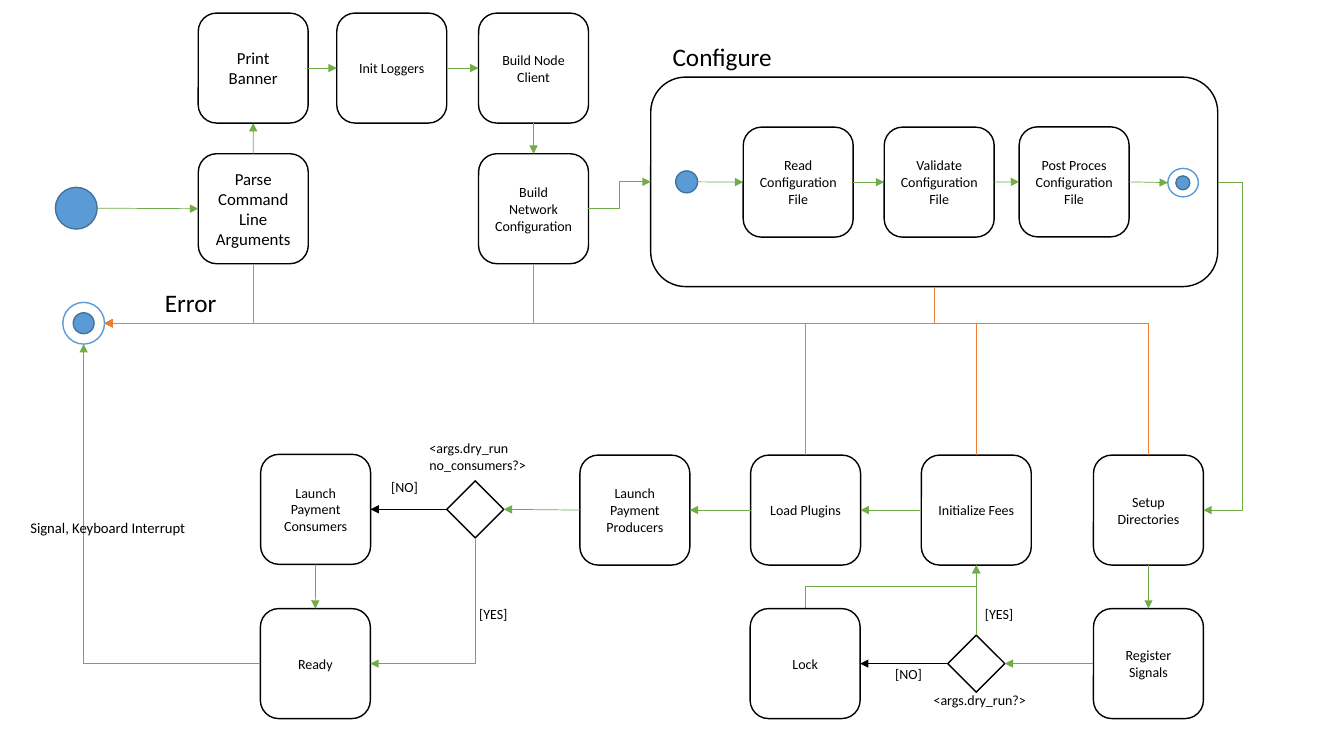
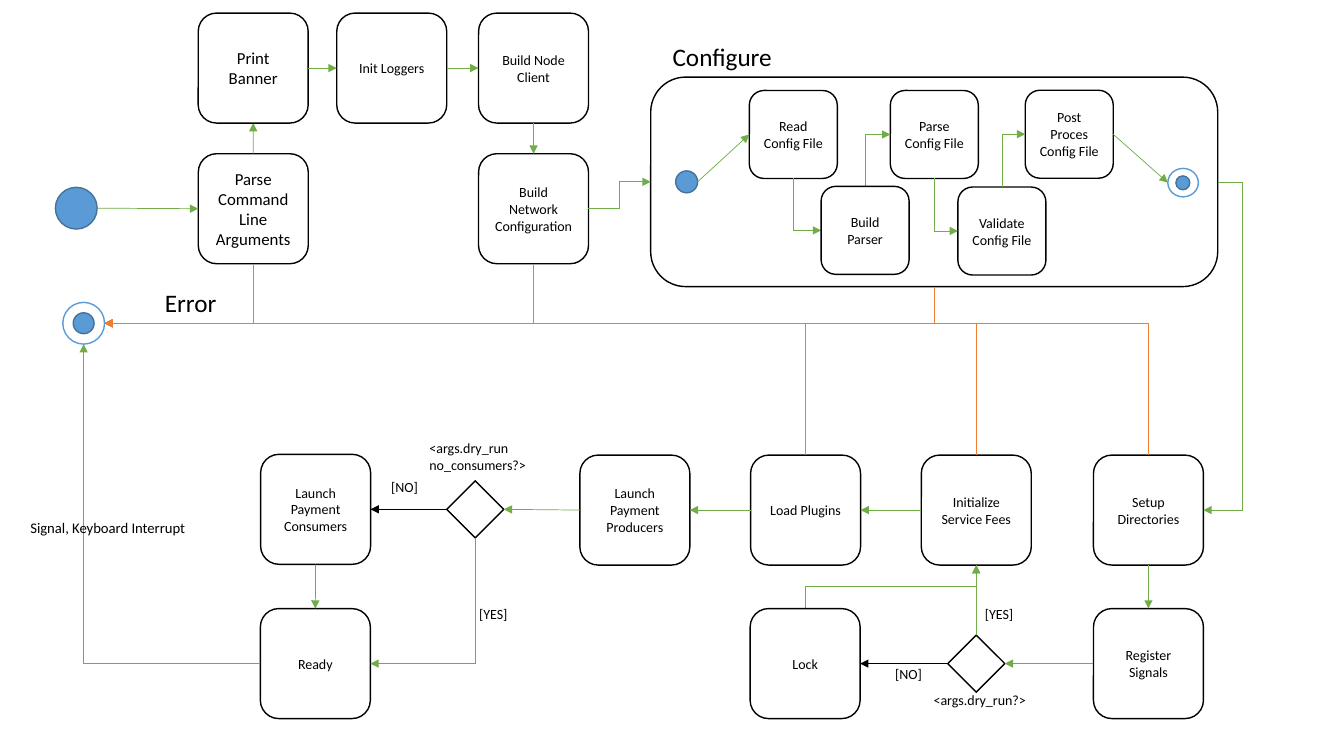
Before and after one commit to tezos-reward-distributor-organization/tezos-reward-distributor, a slide deck: slide 1 of docs/fsm/application_launch_state_diagram_1.0.pptx. Drawn at 1344x756 pixels with LibreOffice and Linux fonts; fonts in the diff are those of the drawing. Boxes give left, top, right and bottom in pixels: in the first picture for what was removed or moved away, otherwise in the second. Text is boxed around its words. In the diff, an @@ line names an element or a change of style, - is before the commit and + after.

Commit message:
process life cycle

```diff
--- a/docs/fsm/application_launch_state_diagram_1.0.pptx
+++ b/docs/fsm/application_launch_state_diagram_1.0.pptx
@@ rounded rectangle "Read Config File": place and size @@
-rounded rectangle "Read Config File" at bbox=[743, 127, 853, 237]
+rounded rectangle "Read Config File" at bbox=[749, 91, 837, 178]
@@ rounded rectangle "Parse Config File": place and size @@
-rounded rectangle "Parse Config File" at bbox=[884, 127, 994, 237]
+rounded rectangle "Parse Config File" at bbox=[890, 91, 978, 178]
@@ rounded rectangle "Post Proces Config File": place and size @@
-rounded rectangle "Post Proces Config File" at bbox=[1019, 127, 1129, 237]
+rounded rectangle "Post Proces Config File" at bbox=[1025, 91, 1113, 178]
@@ text in rounded rectangle at bbox=[1040, 113, 1099, 159]: text changed @@
-Post Proces Configuration File
+Post Proces Config File
@@ arrow moved from (698, 181) - (743, 182) to (698, 181) - (749, 134) @@
@@ text in rounded rectangle at bbox=[764, 121, 823, 151]: text changed @@
-Read Configuration File
+Read Config File
@@ arrow moved from (994, 182) - (1019, 181) to (865, 187) - (890, 134) @@
@@ arrow (865, 187) - (890, 134): arrow to elbow arrow @@
@@ text in rounded rectangle at bbox=[905, 122, 964, 151]: text changed @@
-Validate Configuration File
+Parse Config File
@@ elbow arrow added from (1002, 188) to (1025, 134), #70AD47 0.5 pt @@
@@ arrow moved from (1129, 181) - (1169, 182) to (1113, 134) - (1169, 182) @@
@@ arrow moved from (853, 182) - (884, 182) to (793, 178) - (822, 231) @@
@@ arrow (793, 178) - (822, 231): arrow to elbow arrow @@
@@ elbow arrow added from (935, 178) to (958, 231), #70AD47 0.5 pt @@
@@ rounded rectangle added at bbox=[822, 187, 909, 274], fill #FFFFFF, outline #000000 1 pt, 10 pt, text #000000 @@
+Build Parser
@@ rounded rectangle added at bbox=[958, 188, 1046, 275], fill #FFFFFF, outline #000000 1 pt, 10 pt, text #000000 @@
+Validate Config File
@@ text in rounded rectangle at bbox=[942, 497, 1011, 524]: text changed @@
-Initialize Fees
+Initialize Service Fees
```
Also in this commit, not shown: 9 other files.
